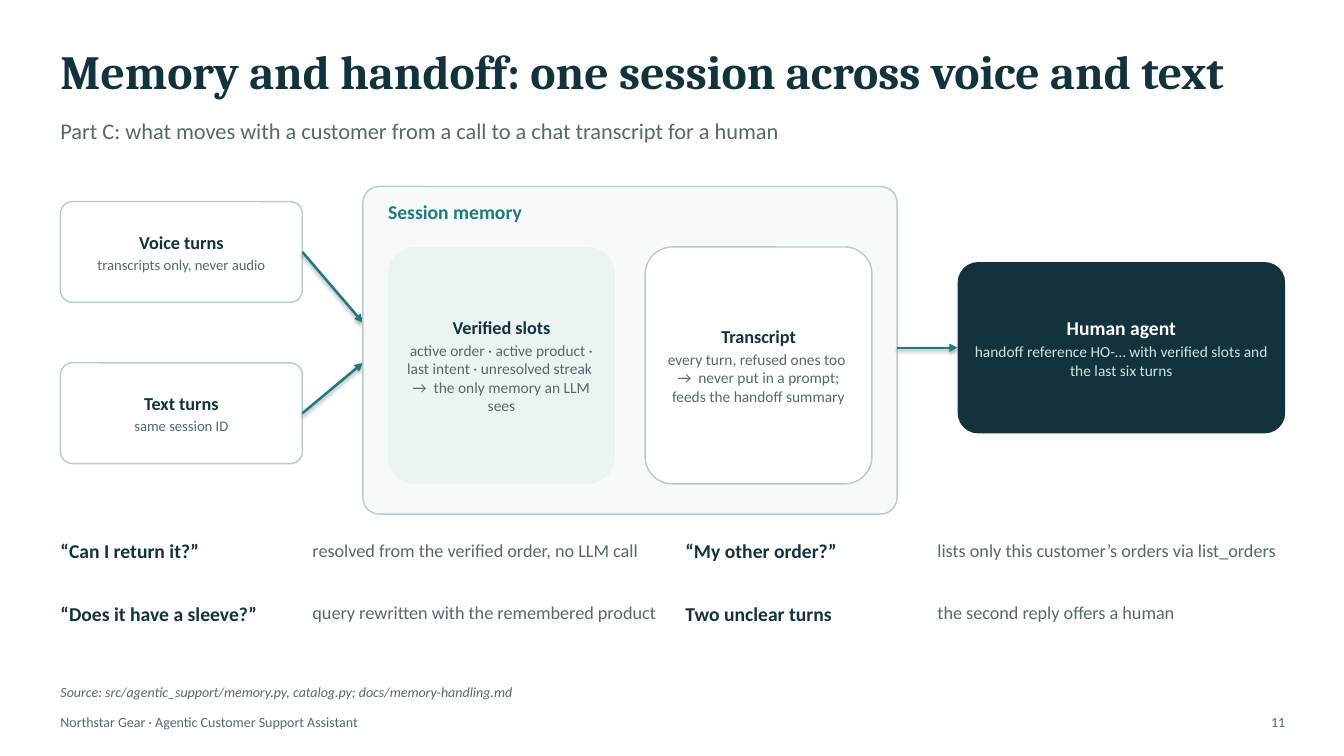
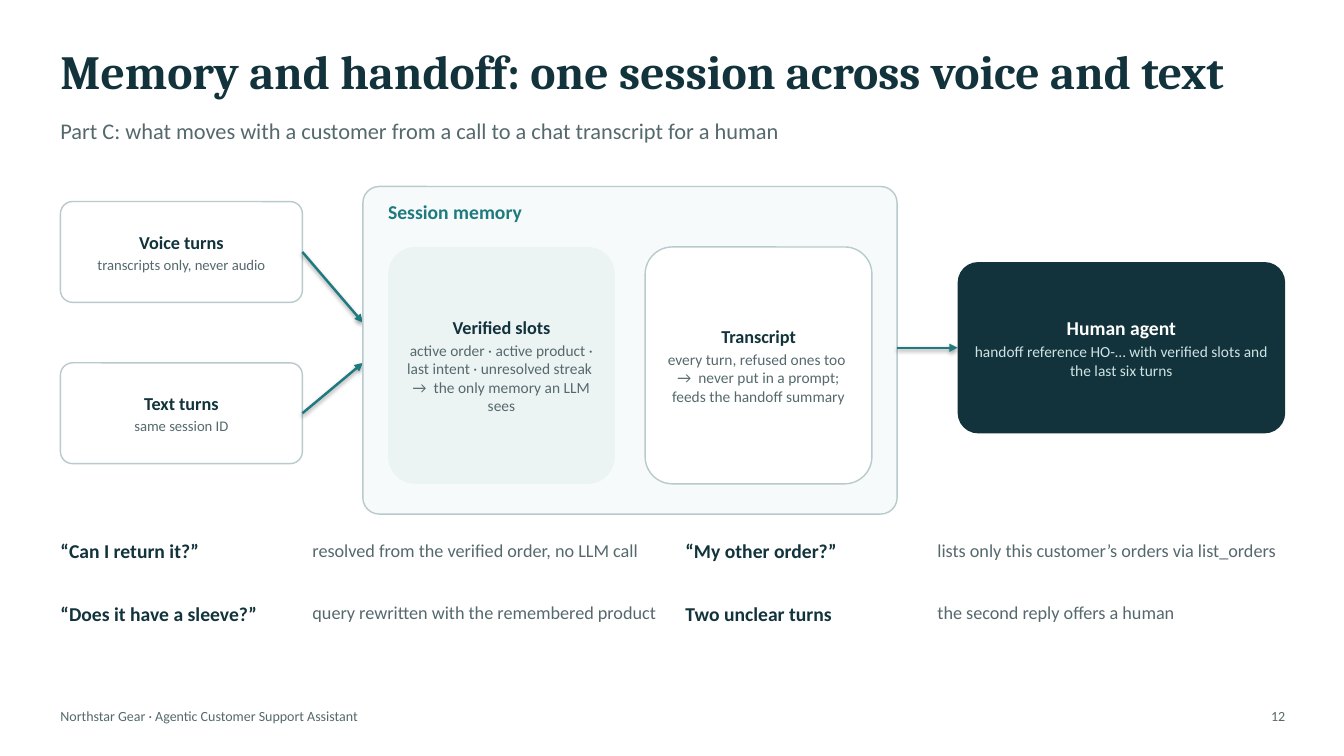
Before and after one commit to amit253/Agentic-Customer-Support-Assistant, a slide deck: slide 12 of presentation/agentic-customer-support.pptx (slide 11 before the commit). Drawn at 1344x756 pixels with LibreOffice and Linux fonts; fonts in the diff are those of the drawing. Boxes give left, top, right and bottom in pixels: in the first picture for what was removed or moved away, otherwise in the second. Text is boxed around its words. In the diff, an @@ line names an element or a change of style, - is before the commit and + after.

```diff
--- a/presentation/agentic-customer-support.pptx
+++ b/presentation/agentic-customer-support.pptx
@@ text removed at box(60, 687, 512, 700) @@
-Source: src/agentic_support/memory.py, catalog.py; docs/memory-handling.md
@@ text "Northstar Gear · Agentic Customer ...": place and size @@
-text "Northstar Gear · Agentic Customer ..." at box(60, 717, 358, 730)
+text "Northstar Gear · Agentic Customer ..." at box(60, 711, 358, 724)
@@ text removed at box(1271, 718, 1285, 727) @@
-11
@@ text added at box(1271, 712, 1285, 721), 10 pt, text #55696D @@
+12
```
Also in this commit, not shown: 15 other slides changed, 2 slides added, 1 slide removed, 4 other files.
